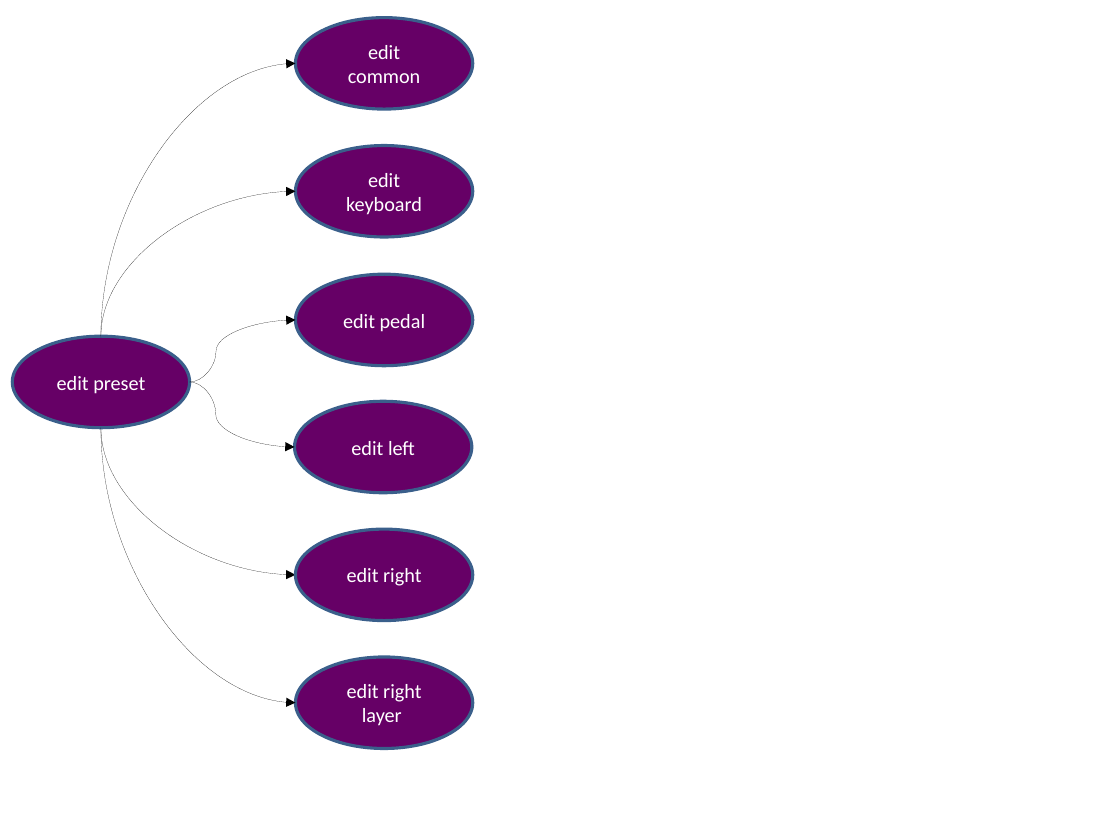
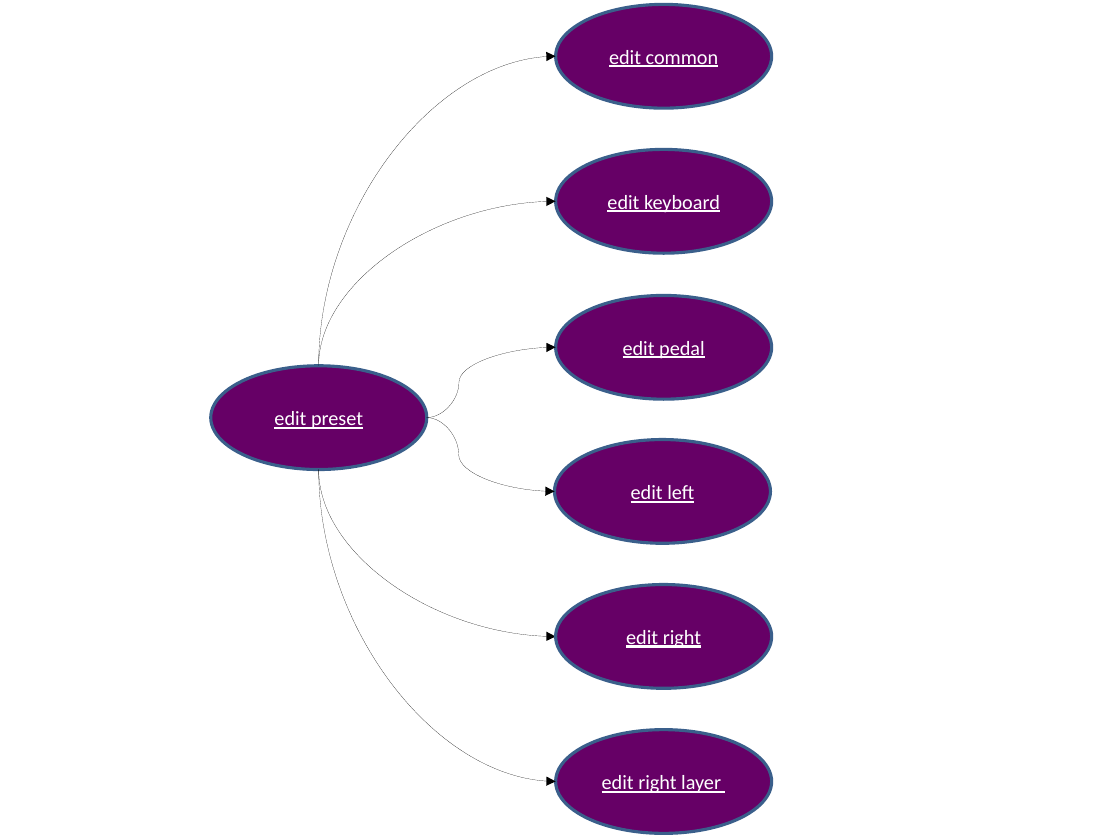
Before and after one commit to HaraldRieder/Keyboard_Controller, a slide deck: slide 3 of software/Keyboard_Controller.odp. Drawn at 1120x840 pixels with LibreOffice and Linux fonts; fonts in the diff are those of the drawing. Boxes give left, top, right and bottom in pixels: in the first picture for what was removed or moved away, otherwise in the second. Text is boxed around its words. In the diff, an @@ line names an element or a change of style, - is before the commit and + after.

```diff
--- a/software/Keyboard_Controller.odp
+++ b/software/Keyboard_Controller.odp
@@ ellipse "edit common": place and size @@
-ellipse "edit common" at [296, 18, 473, 110]
+ellipse "edit common" at [556, 4, 772, 109]
@@ curved arrow moved from (101, 336) - (296, 64) to (319, 366) - (556, 56) @@
@@ ellipse "edit keyboard": place and size @@
-ellipse "edit keyboard" at [296, 146, 473, 237]
+ellipse "edit keyboard" at [556, 149, 772, 253]
@@ curved arrow moved from (101, 336) - (296, 192) to (319, 366) - (556, 202) @@
@@ underline on in 7 elements at [211, 366, 427, 470], [556, 4, 772, 109], [556, 149, 772, 253], [554, 439, 771, 543], [556, 729, 772, 833], [556, 585, 772, 689], [556, 296, 772, 400] @@
@@ ellipse "edit pedal": place and size @@
-ellipse "edit pedal" at [296, 274, 473, 366]
+ellipse "edit pedal" at [556, 296, 772, 400]
@@ curved arrow moved from (189, 382) - (295, 447) to (427, 418) - (556, 347) @@
@@ ellipse "edit preset": place and size @@
-ellipse "edit preset" at [12, 336, 189, 428]
+ellipse "edit preset" at [211, 366, 427, 470]
@@ curved arrow moved from (189, 382) - (296, 320) to (427, 418) - (554, 492) @@
@@ ellipse "edit left": place and size @@
-ellipse "edit left" at [295, 401, 472, 493]
+ellipse "edit left" at [554, 439, 771, 543]
@@ curved arrow moved from (101, 428) - (296, 702) to (319, 469) - (556, 782) @@
@@ curved arrow moved from (101, 428) - (296, 575) to (319, 469) - (556, 636) @@
@@ ellipse "edit right": place and size @@
-ellipse "edit right" at [296, 529, 473, 620]
+ellipse "edit right" at [556, 585, 772, 689]
@@ ellipse "edit right layer": place and size @@
-ellipse "edit right layer" at [296, 657, 473, 749]
+ellipse "edit right layer" at [556, 729, 772, 833]
```
Also in this commit, not shown: 2 other slides changed, 1 slide removed, 4 other files.
